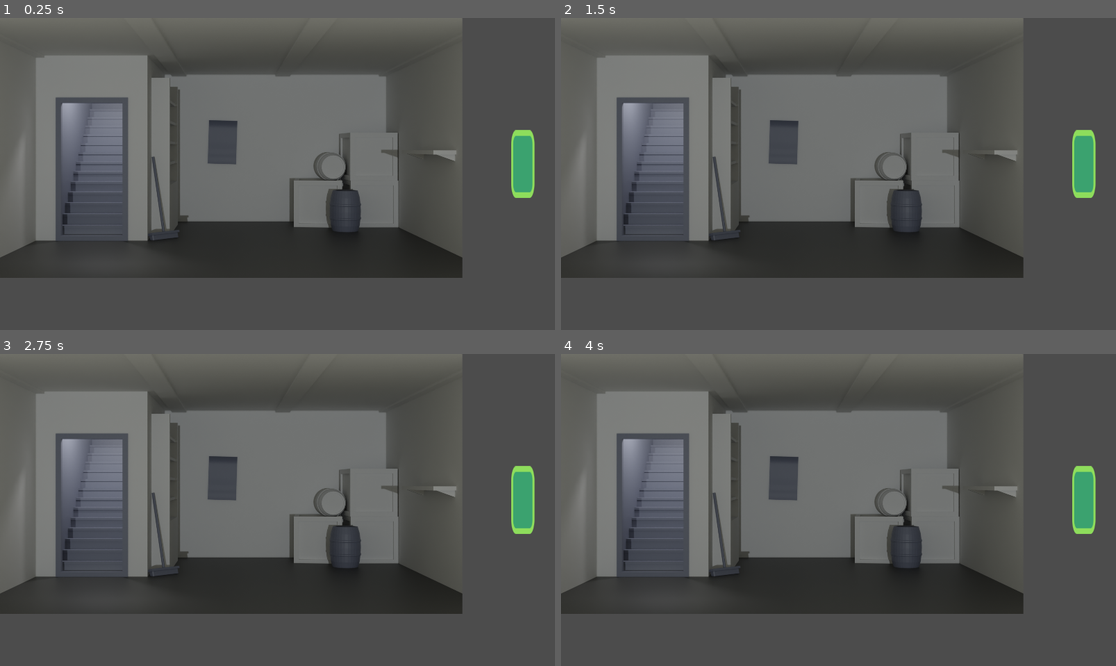
Above: before the commit, frames 1-4 (two rows, left to right).
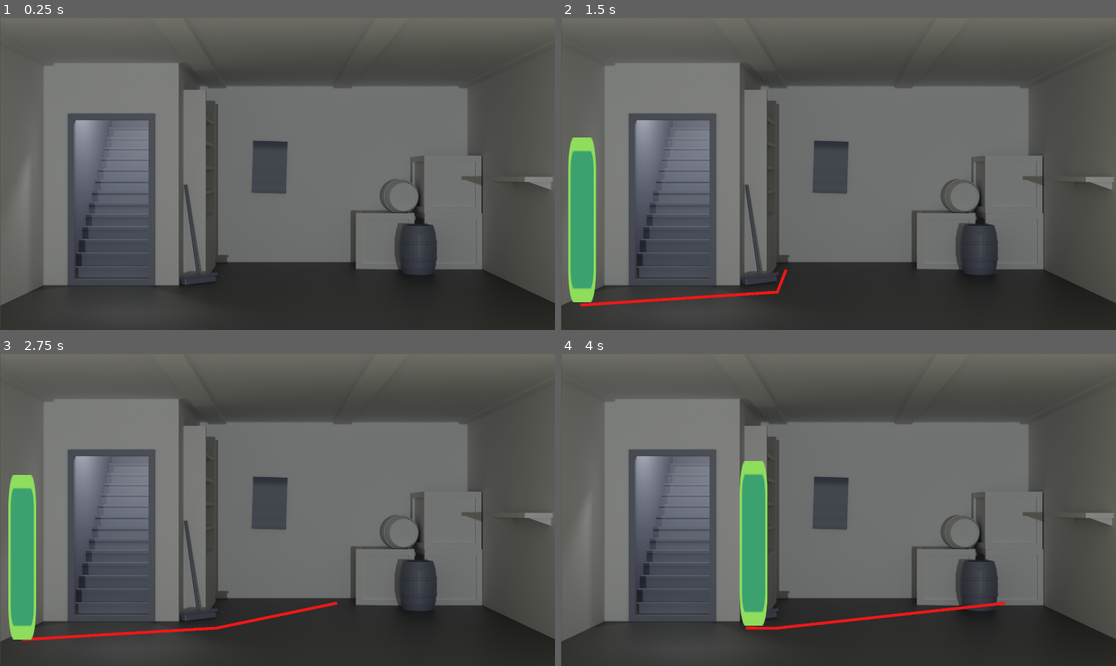
Above: after the commit, the same moments.

Repository: Drelofs/Historic_Roman
Game: Godot game, scene res://levels/demo/demo.tscn
Two runs of this game, one before a commit and one after it. Both use one fixed random seed, a clock stepped at 60 frames per second and the inputs below.
Inputs (mouse positions are in pixels of both pictures, inside the frame that each line leads up to):
- Up to frame 1 (0.25 s): no input
- Up to frame 2 (1.5 s): tap Enter at 0.5 s; move the mouse to (960, 158) at 0.52 s; click (960, 158) at 0.67 s; move the mouse to (727, 189) at 1.27 s; click (727, 189) at 1.42 s
- Up to frame 3 (2.75 s): tap Space at 2 s; move the mouse to (333, 441) at 2.02 s; click (333, 441) at 2.17 s
- Up to frame 4 (4 s): tap Enter at 2.75 s; move the mouse to (810, 572) at 2.77 s; click (810, 572) at 2.92 s; move the mouse to (1005, 556) at 3.52 s; click (1005, 556) at 3.67 s

The runs differ from the first frame. In frame 1, 39% of the frame differs, in the area x 0-100%, y 0-100%; in frame 2, 42%; in frame 3, 42%; in frame 4, 41%.

Commit message:
added pathfinding

Diff:
--- a/entities/Actors/Player.tscn
+++ b/entities/Actors/Player.tscn
@@ -12,6 +12,36 @@
 
 var target = Vector2()
 var velocity = Vector2()
+
+var path : = PoolVector2Array() setget set_path
+
+func _ready() -> void:
+	set_process(false)
+
+func _process(delta: float) -> void:
+	var move_distance : = speed * delta
+	move_along_path(move_distance)
+
+func move_along_path(distance : float) -> void:
+	var start_point : = position
+	for i in range(path.size()):
+		var distance_to_next : = start_point.distance_to(path[0])
+		if distance <= distance_to_next and distance >= 0.0:
+			position = start_point.linear_interpolate(path[0], distance / distance_to_next)
+			break
+		elif distance < 0.0:
+			position = path[0]
+			set_process(false)
+			break
+		distance -= distance_to_next
+		start_point = path[0]
+		path.remove(0)
+
+func set_path(value: PoolVector2Array):
+	path = value
+	if value.size() == 0:
+		return
+	set_process(true)
 
 func _unhandled_input(event):
 	if event.is_action_pressed(\"left_click\"):
@@ -34,14 +64,6 @@
 	else:
 		moving = false
 
-	#if event.is_action_pressed(\"left_click\"):
-	#	target = get_global_mouse_position()
-
-	#velocity = (target - position).normalized() * speed
-	#if (target - position).length() > 5:
-	#	velocity = move_and_slide(velocity)
-	#if Input.is_action_pressed(\"left_click\"):
-	#	move_and_slide(get_global_mouse_position())
 "
 
 [sub_resource type="RectangleShape2D" id=2]
@@ -51,8 +73,8 @@
 script = SubResource( 1 )
 
 [node name="player" type="Sprite" parent="."]
-position = Vector2( 0, -140.547 )
-scale = Vector2( 1, 2.92806 )
+position = Vector2( 0, -285.422 )
+scale = Vector2( 1, 5.94629 )
 texture = ExtResource( 1 )
 
 [node name="CollisionShape2D" type="CollisionShape2D" parent="."]
--- /dev/null
+++ b/levels/demo/demo.gd
@@ -0,0 +1,34 @@
+extends Node2D
+
+onready var nav_2d : Navigation2D = $Navigation2D
+onready var line_2d : Line2D = $Line2D
+onready var character : KinematicBody2D = $Player
+
+func _unhandled_input(event: InputEvent) -> void:
+	if not event is InputEventMouseButton:
+		return
+	if event.button_index != BUTTON_LEFT or not event.pressed:
+		return
+
+	var new_path : = nav_2d.get_simple_path(character.global_position, event.global_position)
+	line_2d.points = new_path
+	character.path = new_path
+
+
+
+
+
+
+
+
+
+
+
+
+
+
+	#if event is InputEventMouseButton:
+	#	if event.button_index == BUTTON_LEFT and event.pressed:
+	#		var path = $Navigation2D.get_simple_path($Player.position, event.position)
+	#		$Line2D.points =  path
+	#		$Player.path = path
--- a/levels/demo/demo.tscn
+++ b/levels/demo/demo.tscn
@@ -2,60 +2,32 @@
 
 [ext_resource path="res://entities/Actors/Player.tscn" type="PackedScene" id=1]
 [ext_resource path="res://sprites/demo_room.png" type="Texture" id=2]
-[ext_resource path="res://sprites/tileset.png" type="Texture" id=3]
+[ext_resource path="res://levels/demo/demo.gd" type="Script" id=3]
 
-[sub_resource type="TileSet" id=1]
-0/name = "tileset.png 0"
-0/texture = ExtResource( 3 )
-0/tex_offset = Vector2( 0, 0 )
-0/modulate = Color( 1, 1, 1, 1 )
-0/region = Rect2( 0, 0, 80, 80 )
-0/tile_mode = 0
-0/occluder_offset = Vector2( 0, 0 )
-0/navigation_offset = Vector2( 0, 0 )
-0/shape_offset = Vector2( 0, 0 )
-0/shape_transform = Transform2D( 1, 0, 0, 1, 0, 0 )
-0/shape_one_way = false
-0/shape_one_way_margin = 0.0
-0/shapes = [  ]
-0/z_index = 0
-1/name = "demo_room.png 1"
-1/texture = ExtResource( 2 )
-1/tex_offset = Vector2( 0, 0 )
-1/modulate = Color( 1, 1, 1, 1 )
-1/region = Rect2( 1040, 960, 80, 80 )
-1/tile_mode = 0
-1/occluder_offset = Vector2( 0, 0 )
-1/navigation_offset = Vector2( 0, 0 )
-1/shape_offset = Vector2( 0, 0 )
-1/shape_transform = Transform2D( 1, 0, 0, 1, 0, 0 )
-1/shape_one_way = false
-1/shape_one_way_margin = 0.0
-1/shapes = [  ]
-1/z_index = 0
+[sub_resource type="NavigationPolygon" id=1]
+vertices = PoolVector2Array( 1633.26, 862.913, 1918.15, 1012.14, 1915.14, 1060.37, 1361.94, 926.221, 1194.63, 861.405, 1069.52, 914.162, 778.603, 871.957, 936.874, 972.949, 748.456, 948.831, 20.411, 1057.36, 21.9184, 1016.66, 1155.44, 1030.23, 157.579, 947.324 )
+polygons = [ PoolIntArray( 0, 1, 2, 3, 4 ), PoolIntArray( 4, 3, 5, 6 ), PoolIntArray( 6, 5, 7, 8 ), PoolIntArray( 2, 9, 10, 11 ), PoolIntArray( 11, 3, 2 ), PoolIntArray( 8, 7, 11, 10, 12 ) ]
+outlines = [ PoolVector2Array( 21.9184, 1016.66, 157.579, 947.324, 748.456, 948.831, 778.603, 871.957, 1194.63, 861.405, 1633.26, 862.913, 1918.15, 1012.14, 1915.14, 1060.37, 20.411, 1057.36 ), PoolVector2Array( 936.874, 972.949, 1069.52, 914.162, 1361.94, 926.221, 1155.44, 1030.23 ) ]
 
 [node name="Level1" type="Node2D"]
+script = ExtResource( 3 )
 
-[node name="demo_room" type="TextureRect" parent="."]
-anchor_right = 1.0
-anchor_bottom = 1.0
-margin_right = 1920.0
-margin_bottom = 1080.0
+[node name="demo_room2" type="Sprite" parent="."]
+position = Vector2( 969.114, 540.331 )
+scale = Vector2( 1.0086, 1 )
 texture = ExtResource( 2 )
-__meta__ = {
-"_edit_use_anchors_": false
-}
 
-[node name="TileMap" type="TileMap" parent="."]
-tile_set = SubResource( 1 )
-cell_size = Vector2( 80, 80 )
-format = 1
+[node name="Navigation2D" type="Navigation2D" parent="."]
+
+[node name="NavigationPolygonInstance" type="NavigationPolygonInstance" parent="Navigation2D"]
+navpoly = SubResource( 1 )
+
+[node name="Line2D" type="Line2D" parent="."]
+default_color = Color( 0.941176, 0.0941176, 0.0941176, 1 )
 
 [node name="Player" parent="." instance=ExtResource( 1 )]
-position = Vector2( 2170.38, 747.31 )
-z_index = 10
+position = Vector2( -178.944, 863.186 )
 
 [node name="Camera2D" type="Camera2D" parent="."]
 anchor_mode = 0
 current = true
-zoom = Vector2( 1.2, 1.2 )
--- a/project.godot
+++ b/project.godot
@@ -15,7 +15,7 @@
 
 [application]
 
-config/name="Historische Roman"
+config/name="Test Historische Roman"
 run/main_scene="res://levels/demo/demo.tscn"
 config/icon="res://icon.png"
 
